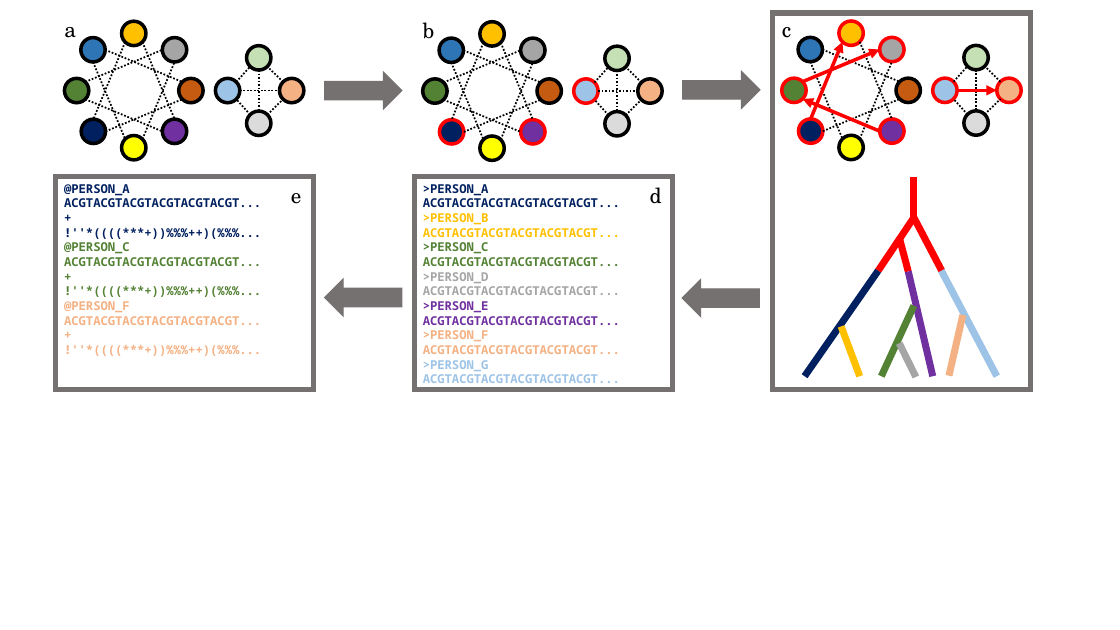
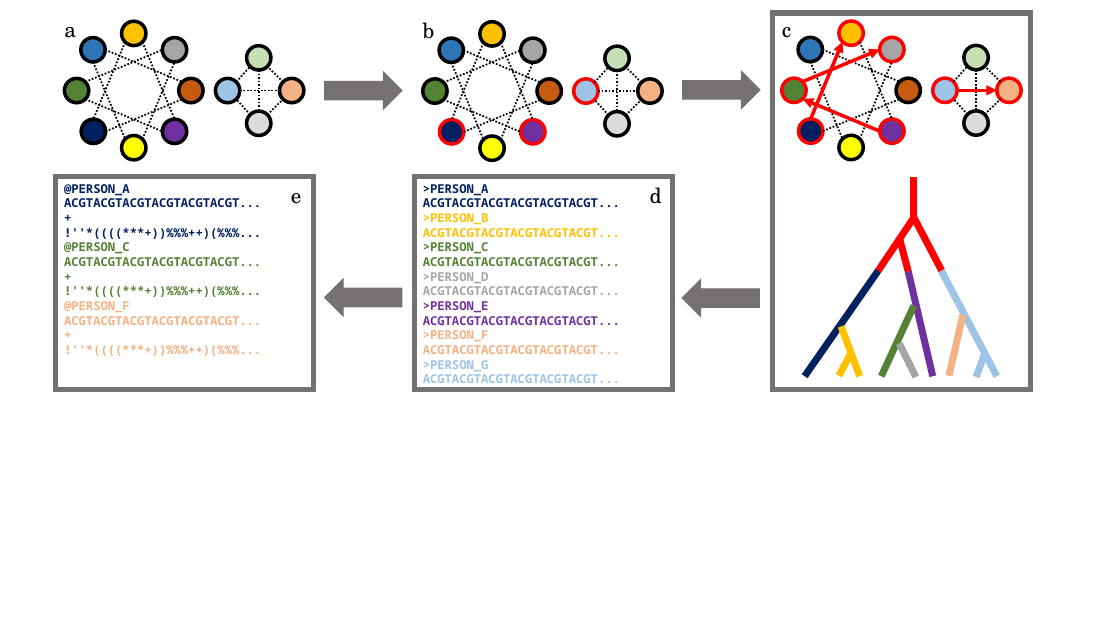
Before and after one commit to niemasd/FAVITES, a slide deck: slide 1 of figures/figures.pptx. Drawn at 1120x630 pixels with LibreOffice and Linux fonts; fonts in the diff are those of the drawing. Boxes give left, top, right and bottom in pixels: in the first picture for what was removed or moved away, otherwise in the second. Text is boxed around its words. In the diff, an @@ line names an element or a change of style, - is before the commit and + after.

Commit message:
Updated figure

```diff
--- a/figures/figures.pptx
+++ b/figures/figures.pptx
@@ line added from (851, 354) to (839, 376), #FFC000 6 pt @@
@@ line added from (985, 354) to (976, 377), #9DC3E6 6 pt @@
```
